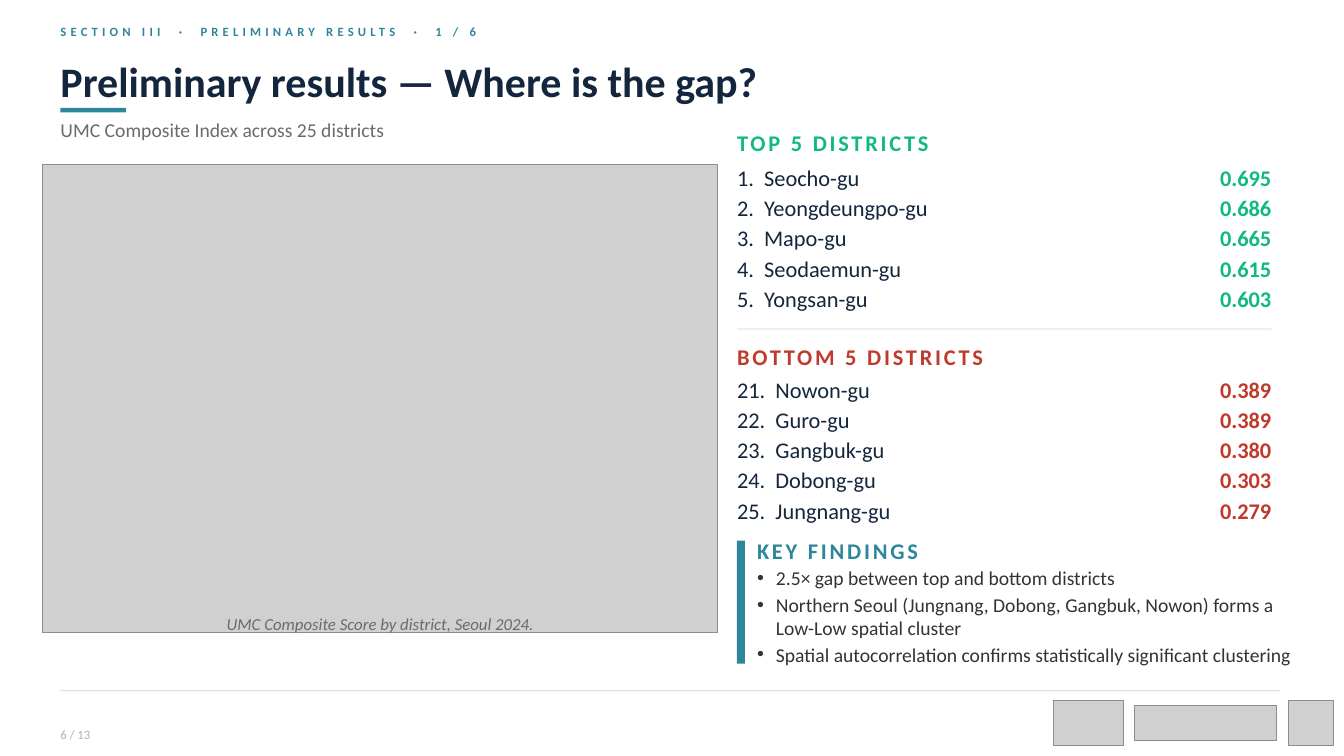
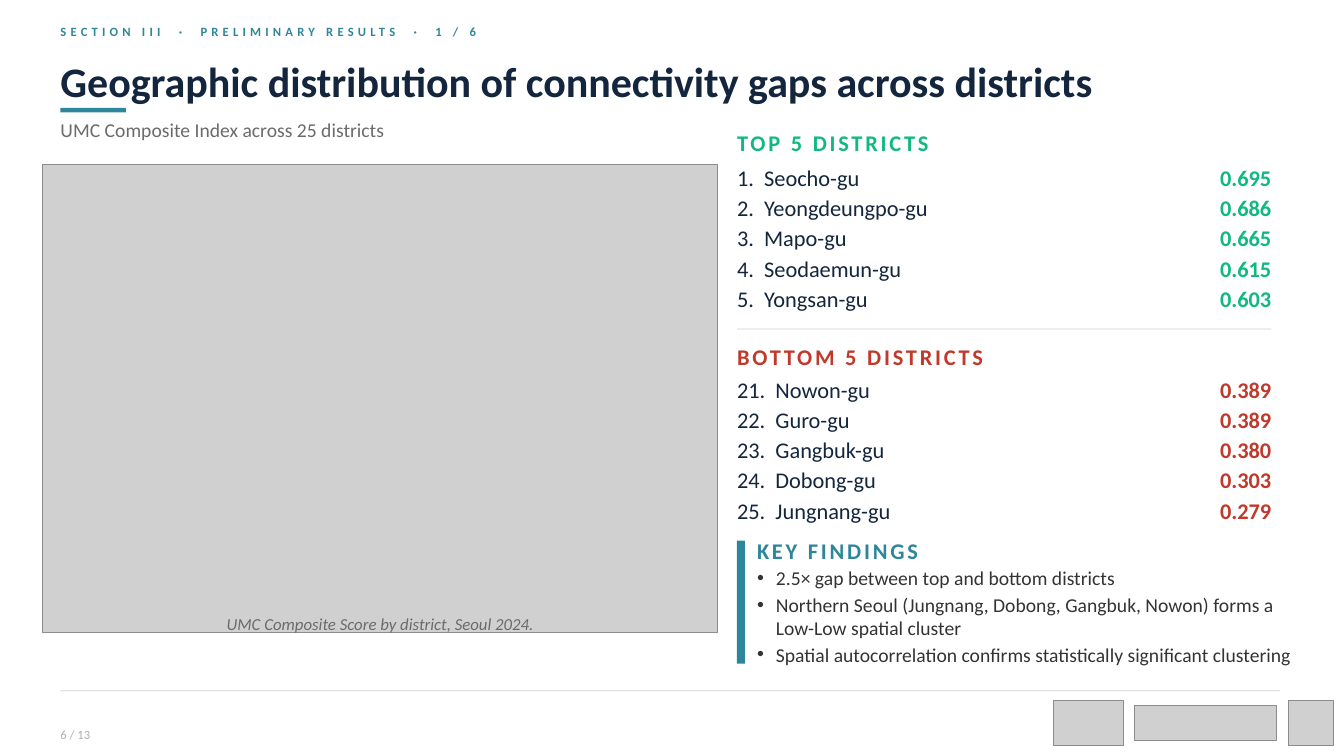
Before and after one commit to ITU-project-team/umc, a slide deck: slide 6 of ppt/HighFive_Step3_Submission.pptx. Drawn at 1344x756 pixels with LibreOffice and Linux fonts; fonts in the diff are those of the drawing; grey boxes stand for pictures. Boxes give left, top, right and bottom in pixels: in the first picture for what was removed or moved away, otherwise in the second. Text is boxed around its words. In the diff, an @@ line names an element or a change of style, - is before the commit and + after.

Commit message:
De-Claude PPT submission: declarative titles, numeric consistency
- Convert four question-form result titles (S6, S8, S9, S11) to finding statements.
- Soften ALL-CAPS labels; replace status glyphs with text legend on S12;
  redistribute em-dash constructions to colons/periods.
- Temper causal-overreach phrasing on S7 to pattern/observation framing.
- Reconcile corpus figures to the S4 funnel (1,287,761 / 480,972) on S10 chips;
  fix S8 page number 9->8. Content unchanged; tone, labels, and figure
  consistency only. No raw post text or IDs.

```diff
--- a/ppt/HighFive_Step3_Submission.pptx
+++ b/ppt/HighFive_Step3_Submission.pptx
@@ text at (60,67,1093,104): text changed @@
-Preliminary results — Where is the gap?
+Geographic distribution of connectivity gaps across districts
```
Also in this commit, not shown: 7 other slides changed.
